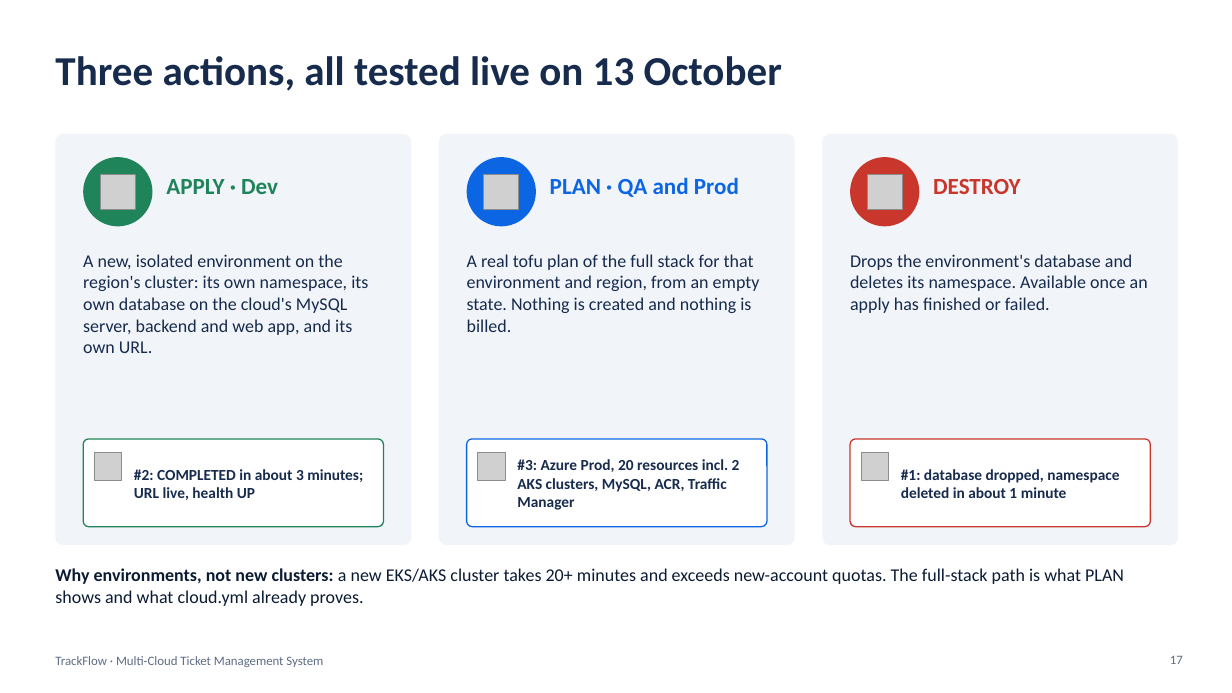
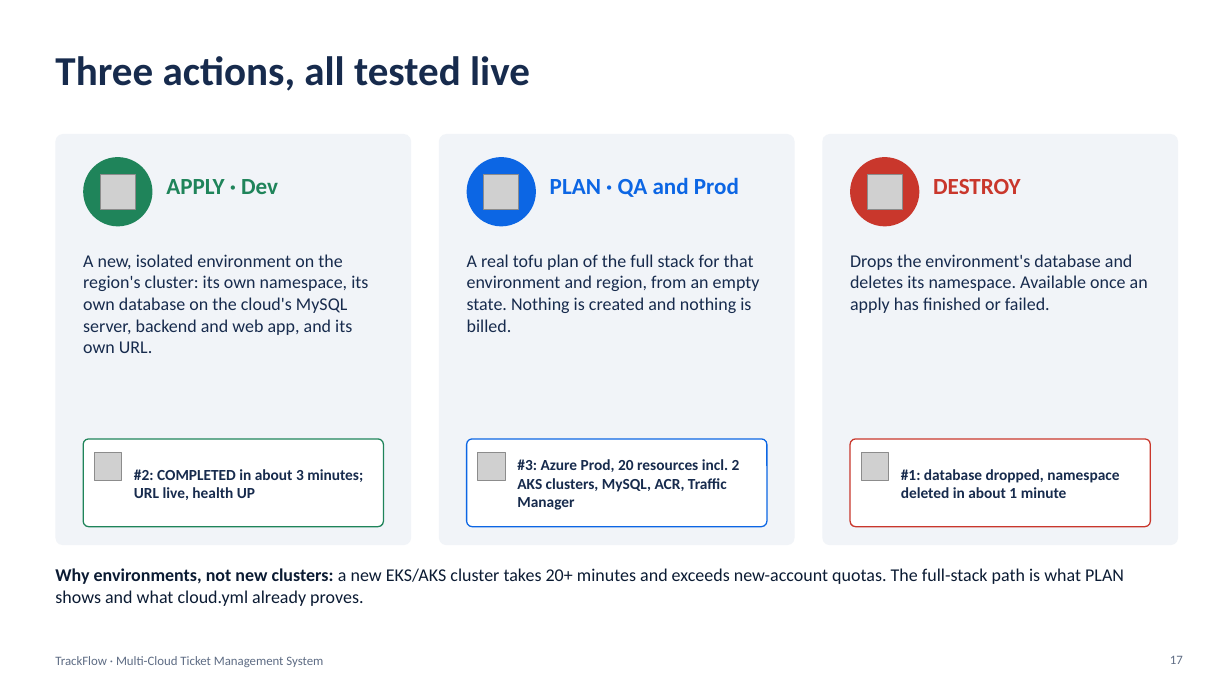
Before and after one commit to Chetansahney/multicloud-tms, a slide deck: slide 17 of docs/presentation/TrackFlow-Final-Demo.pptx. Drawn at 1232x693 pixels with LibreOffice and Linux fonts; fonts in the diff are those of the drawing; grey boxes stand for pictures. Boxes give left, top, right and bottom in pixels: in the first picture for what was removed or moved away, otherwise in the second. Text is boxed around its words. In the diff, an @@ line names an element or a change of style, - is before the commit and + after.

```diff
--- a/docs/presentation/TrackFlow-Final-Demo.pptx
+++ b/docs/presentation/TrackFlow-Final-Demo.pptx
@@ title at <box>55,56,530,91</box>: text changed @@
-Three actions, all tested live on 13 October
+Three actions, all tested live
```
Also in this commit, not shown: 1 other slide changed, 4 other files.
